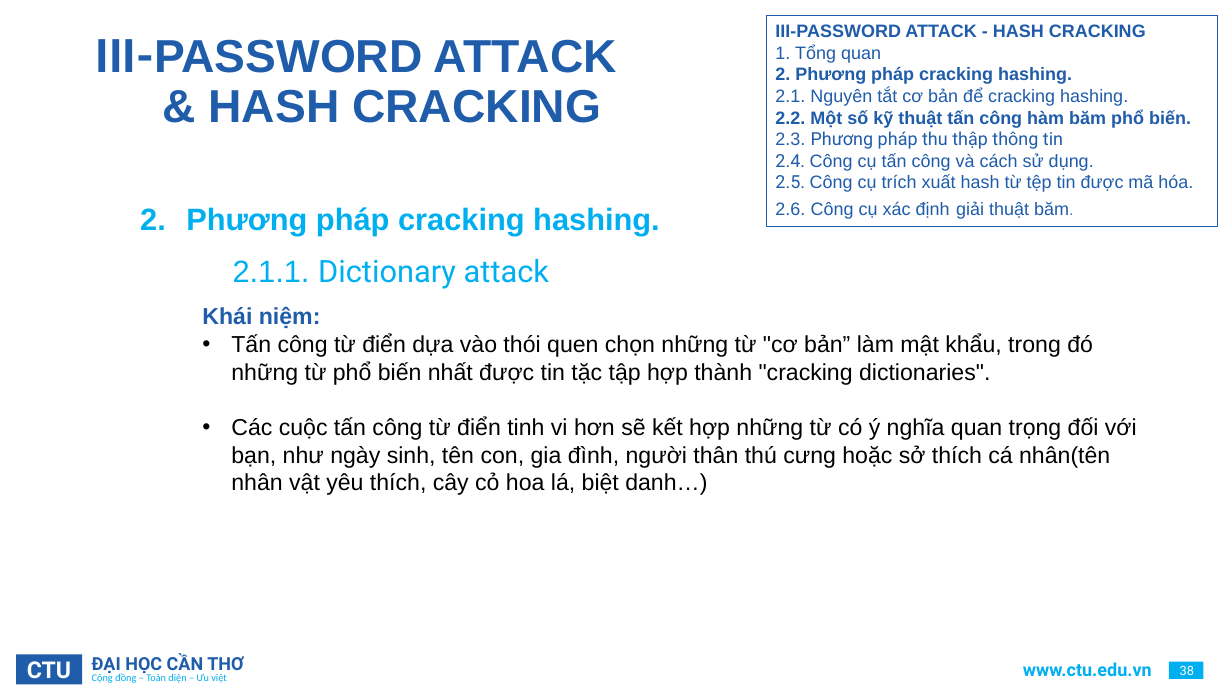
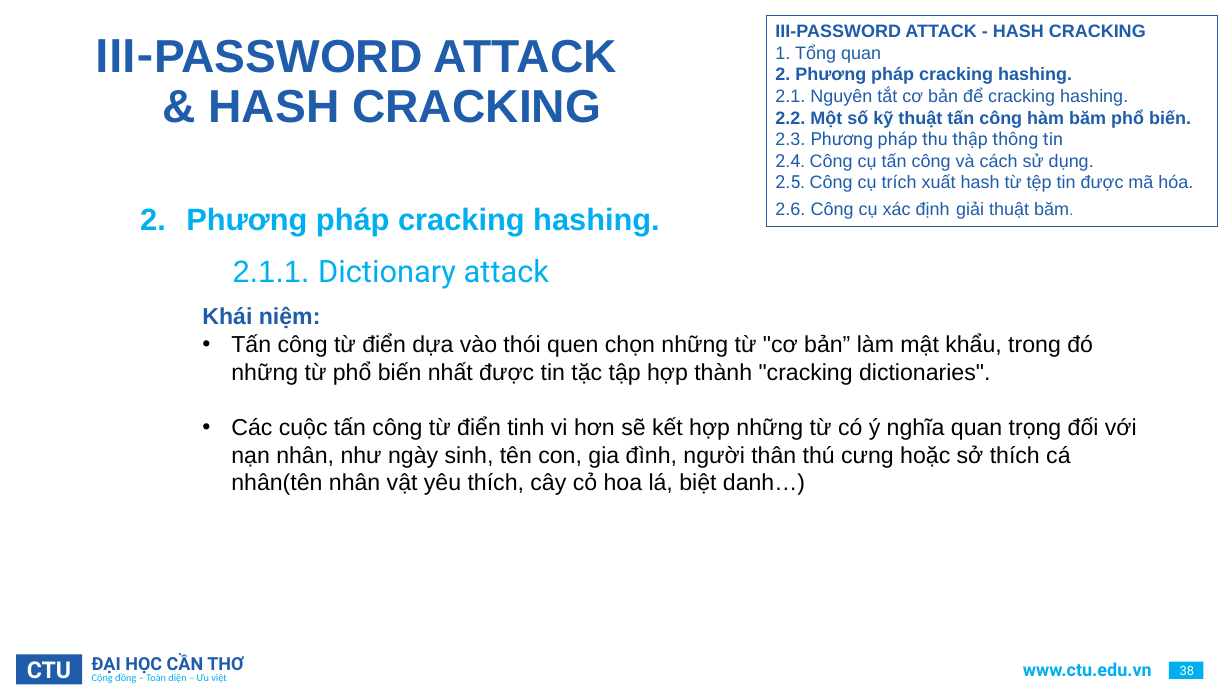
Before and after one commit to HaiDangDoo/archive, a slide deck: slide 38 of NLCS/CTU_PowerPoint_Template.pptx. Drawn at 1232x693 pixels with LibreOffice and Linux fonts; fonts in the diff are those of the drawing; background and template pictures are left out. Boxes give left, top, right and bottom in pixels: in the first picture for what was removed or moved away, otherwise in the second. Text is boxed around its words. In the diff, an @@ line names an element or a change of style, - is before the commit and + after.

```diff
--- a/NLCS/CTU_PowerPoint_Template.pptx
+++ b/NLCS/CTU_PowerPoint_Template.pptx
@@ text at (231, 417, 1137, 495): text changed @@
-• Các cuộc tấn công từ điển tinh vi hơn sẽ kết hợp những từ có ý nghĩa quan trọng đối với bạn, như ngày sinh, tên con, gia đình, người thân thú cưng hoặc sở thích cá nhân(tên nhân vật yêu thích, cây cỏ hoa lá, biệt danh…)
+• Các cuộc tấn công từ điển tinh vi hơn sẽ kết hợp những từ có ý nghĩa quan trọng đối với nạn nhân, như ngày sinh, tên con, gia đình, người thân thú cưng hoặc sở thích cá nhân(tên nhân vật yêu thích, cây cỏ hoa lá, biệt danh…)
```
Also in this commit, not shown: 30 other slides changed, 2 slides removed, 35 other files.
